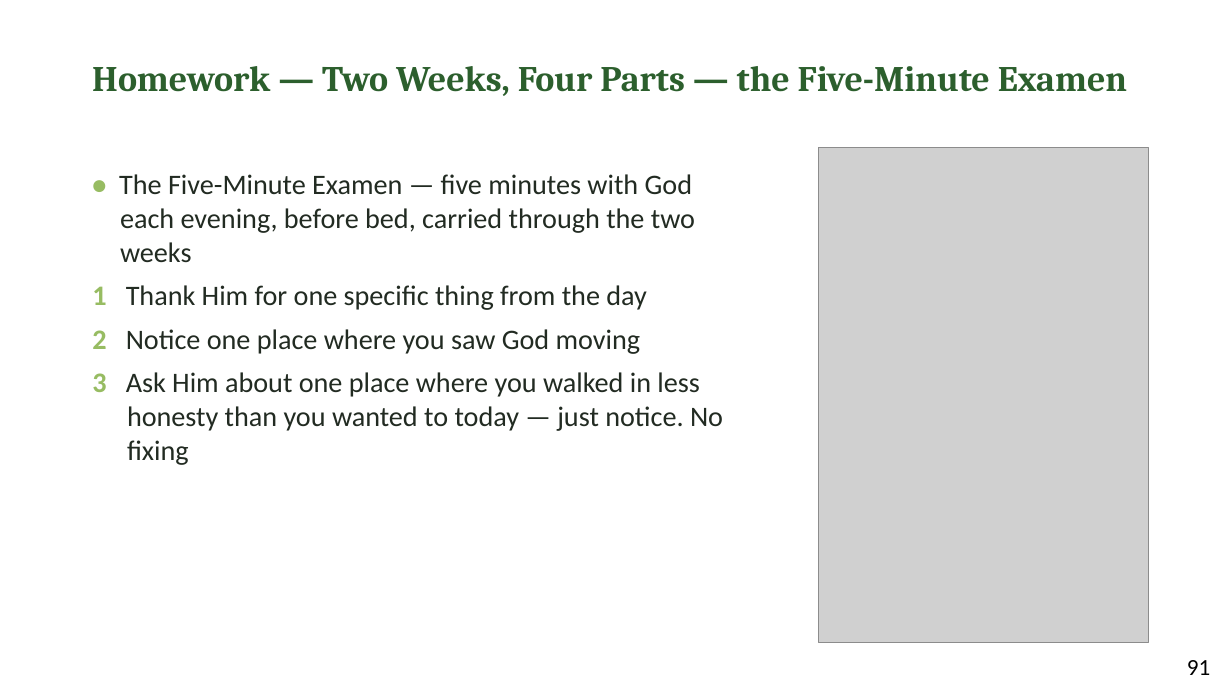
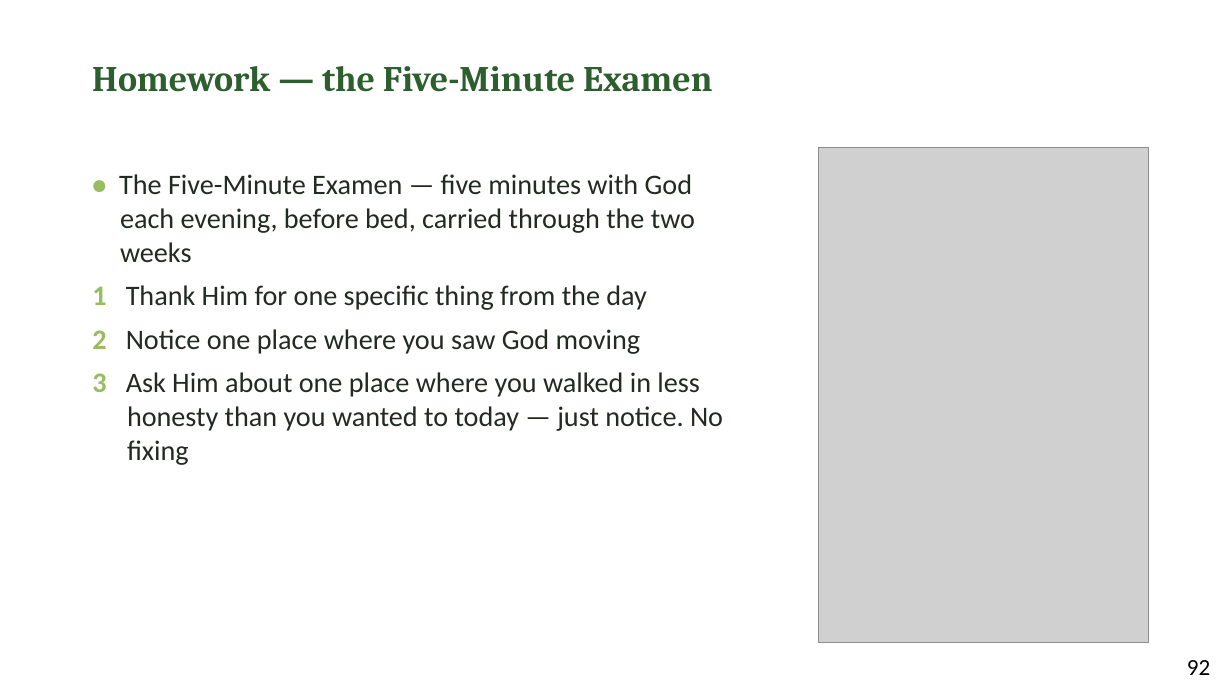
Before and after one commit to jgtittle-ministries/fellowship-of-the-heart-pilot-at-cca-dev, a slide deck: slide 13 of _implementation-notes/evening-series/FotH Evening Session 6 Slides DRAFT v1.pptx (slide 12 before the commit). Drawn at 1232x693 pixels with LibreOffice and Linux fonts; fonts in the diff are those of the drawing; grey boxes stand for pictures. Boxes give left, top, right and bottom in pixels: in the first picture for what was removed or moved away, otherwise in the second. Text is boxed around its words. In the diff, an @@ line names an element or a change of style, - is before the commit and + after.

```diff
--- a/_implementation-notes/evening-series/FotH Evening Session 6 Slides DRAFT v1.pptx
+++ b/_implementation-notes/evening-series/FotH Evening Session 6 Slides DRAFT v1.pptx
@@ text at (x1=92, y1=66, x2=712, y2=92): text changed @@
-Homework — Two Weeks, Four Parts — the Five-Minute Examen
+Homework — the Five-Minute Examen
@@ text at (x1=1187, y1=660, x2=1210, y2=675): text changed @@
-91
+92
```
Also in this commit, not shown: 12 other slides changed, 1 slide added, 51 other files.
